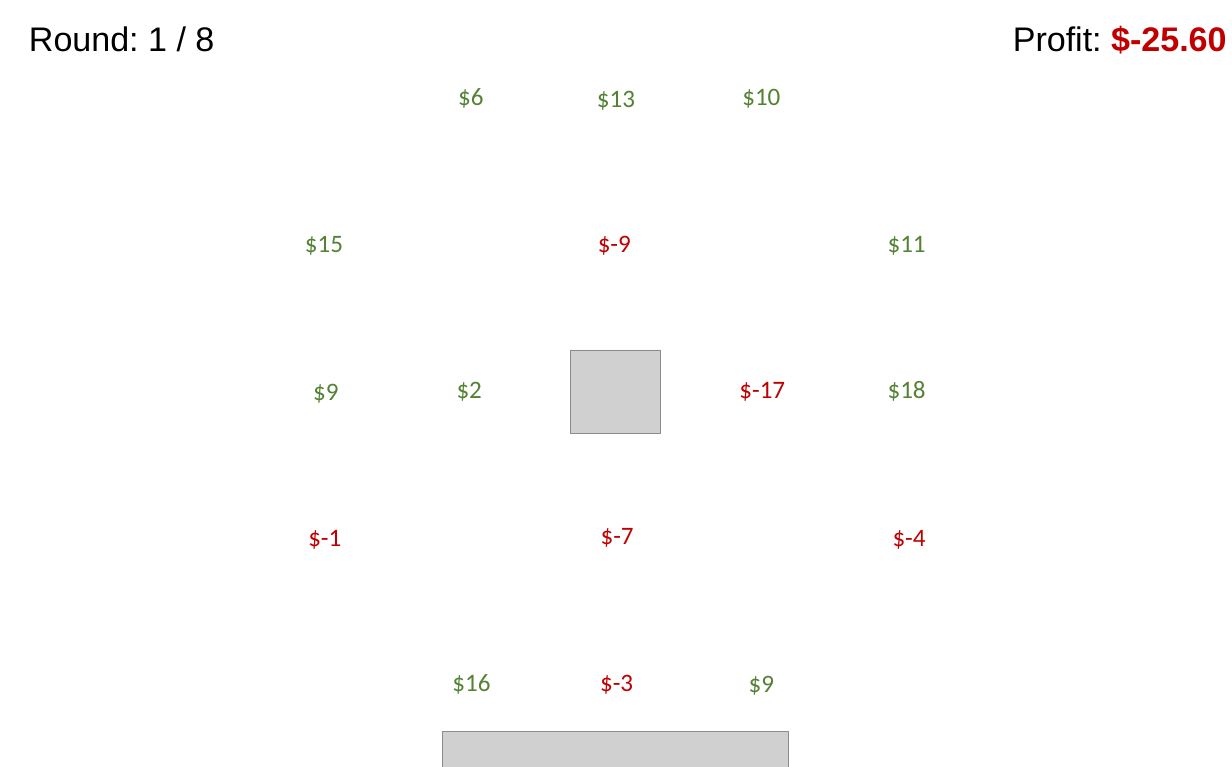
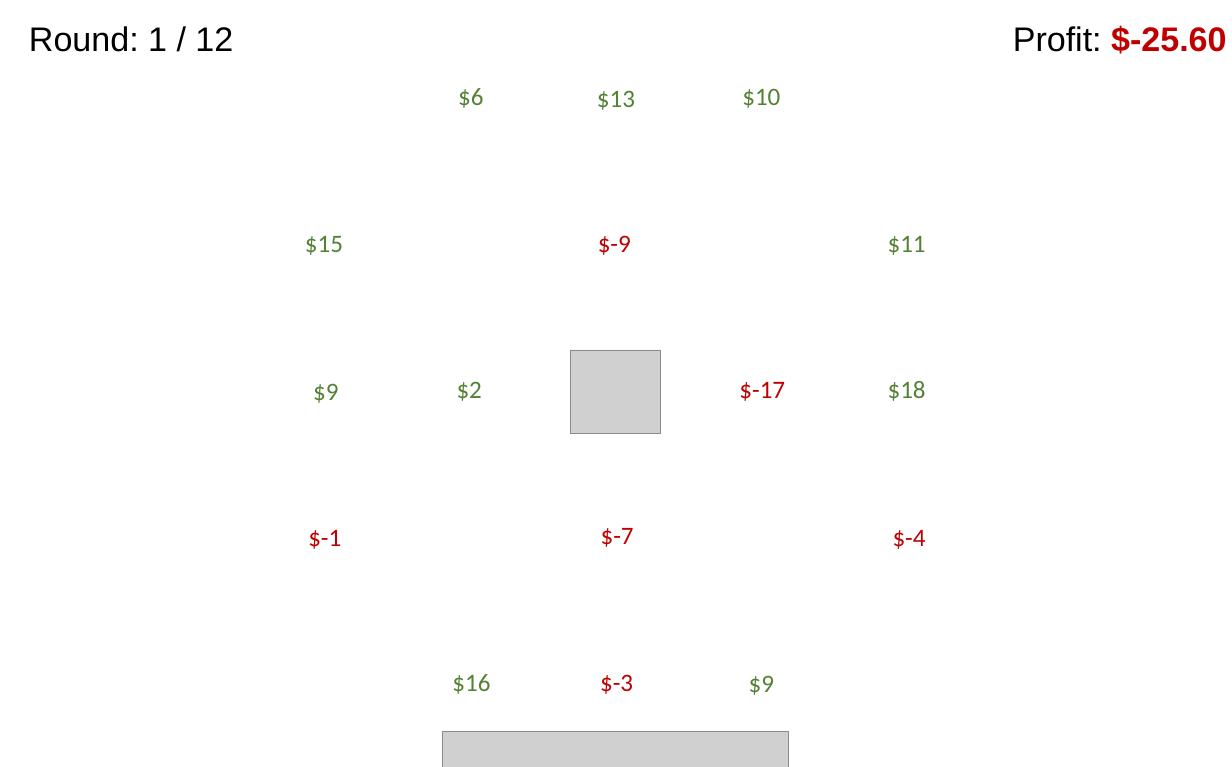
Before and after one commit to RationalityEnhancement/MCRL, a slide deck: slide 2 of experiments/exp1/static/images/$1.60/task_images.pptx. Drawn at 1232x767 pixels with LibreOffice and Linux fonts; fonts in the diff are those of the drawing; grey boxes stand for pictures; background and template pictures are left out. Boxes give left, top, right and bottom in pixels: in the first picture for what was removed or moved away, otherwise in the second. Text is boxed around its words. In the diff, an @@ line names an element or a change of style, - is before the commit and + after.

```diff
--- a/experiments/exp1/static/images/$1.60/task_images.pptx
+++ b/experiments/exp1/static/images/$1.60/task_images.pptx
@@ text at <box>29,26,233,52</box>: text changed @@
-Round: 1 / 8
+Round: 1 / 12
```
Also in this commit, not shown: 2 other slides changed, 14 other files.
